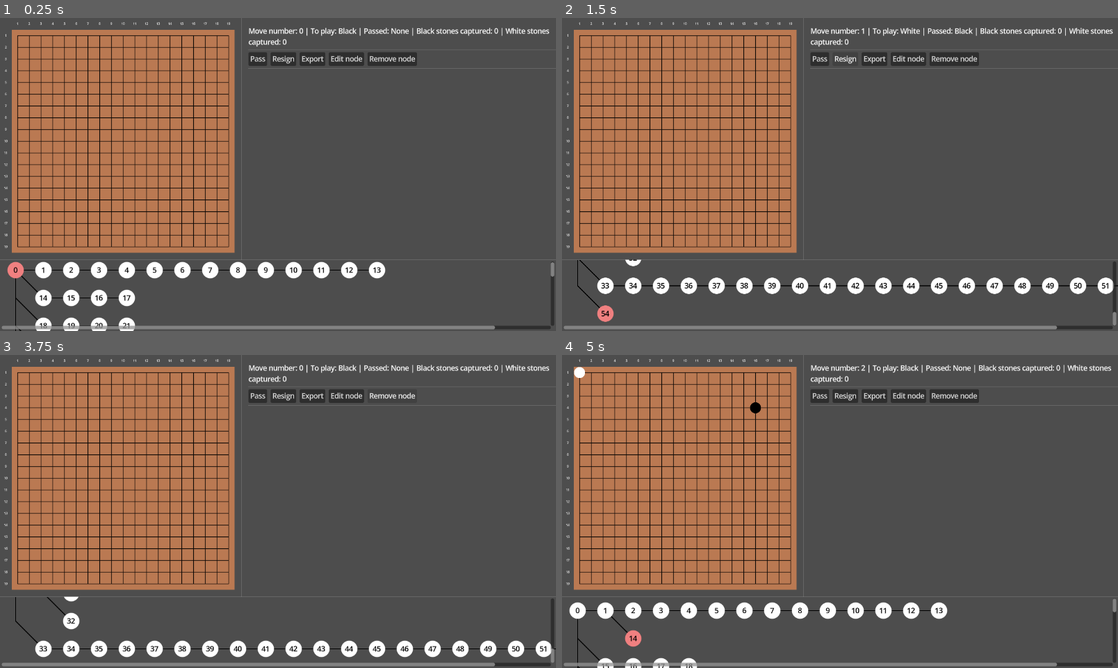
Above: before the commit, frames 1-4 (two rows, left to right).
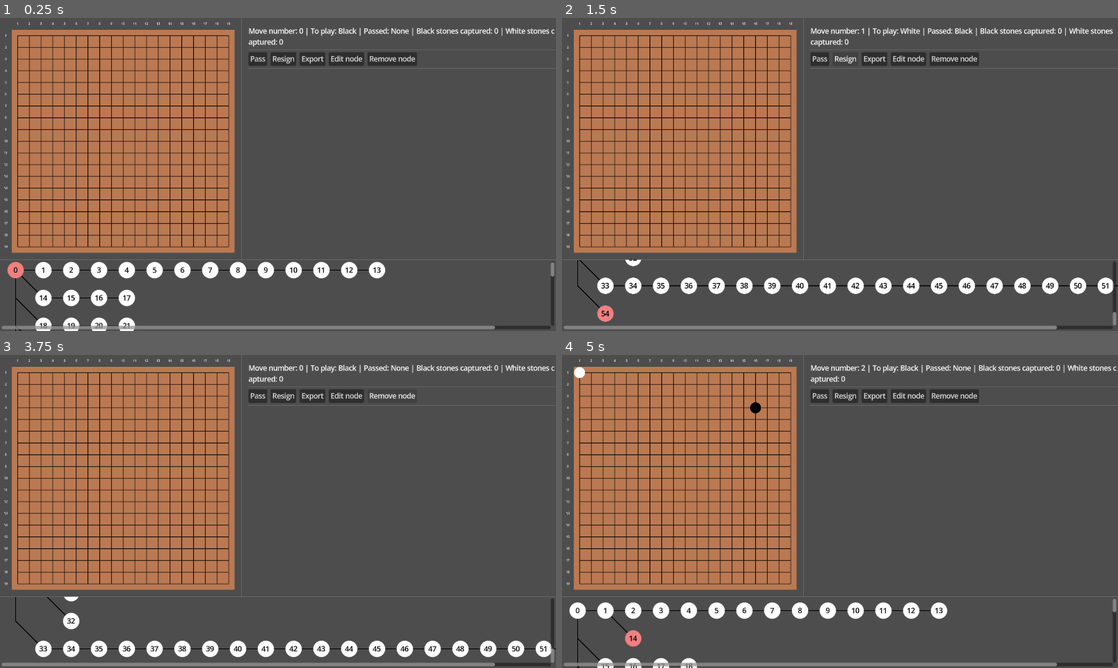
Above: after the commit, the same moments.

Repository: MichalHrbek/gdgo
Game: Godot game, scene res://scenes/main.tscn
The game is run twice, just before and just after one commit, with the same random seed, the same clock (stepped at 60 frames per second) and the same inputs.
Inputs (mouse positions are in pixels of both pictures, inside the frame that each line leads up to):
- Up to frame 1 (0.25 s): no input
- Up to frame 2 (1.5 s): click "Pass" at 0.5 s; click "Resign" at 1.25 s
- Up to frame 3 (3.75 s): click "Export" at 2 s; click "Edit node" at 2.75 s; click "Remove node" at 3.5 s
- Up to frame 4 (5 s): tap Enter at 4.25 s; move the mouse to (578, 373) at 4.27 s; hold Right (ui_right) from 4.28 s (still down); click (578, 373) at 4.42 s

The runs differ from the first frame. In frame 1, less than 0.1% of the frame differs, in the area x 44-100%, y 3-10%; in frame 2, nothing differs; in frame 3, less than 0.1%; in frame 4, less than 0.1%.

Commit message:
Improved scaling on small screens

Diff:
--- a/scenes/main.tscn
+++ b/scenes/main.tscn
@@ -50,37 +50,37 @@
 [node name="GameState" type="Label" parent="CanvasLayer/VBoxContainer/HBoxContainer/VBoxContainer" unique_id=181128060]
 layout_mode = 2
 text = "Load game"
-autowrap_mode = 3
+autowrap_mode = 1
 script = ExtResource("2_jyhfs")
 
 [node name="HSeparator" type="HSeparator" parent="CanvasLayer/VBoxContainer/HBoxContainer/VBoxContainer" unique_id=1722079066]
 layout_mode = 2
 
-[node name="HBoxContainer" type="HBoxContainer" parent="CanvasLayer/VBoxContainer/HBoxContainer/VBoxContainer" unique_id=337708708]
+[node name="HFlowContainer" type="HFlowContainer" parent="CanvasLayer/VBoxContainer/HBoxContainer/VBoxContainer" unique_id=532092338]
 layout_mode = 2
-theme_override_constants/separation = 8
+theme_override_constants/h_separation = 8
 
-[node name="Button" type="Button" parent="CanvasLayer/VBoxContainer/HBoxContainer/VBoxContainer/HBoxContainer" unique_id=1887788877]
+[node name="Button" type="Button" parent="CanvasLayer/VBoxContainer/HBoxContainer/VBoxContainer/HFlowContainer" unique_id=1887788877]
 layout_mode = 2
 focus_mode = 1
 text = "Pass"
 
-[node name="Button2" type="Button" parent="CanvasLayer/VBoxContainer/HBoxContainer/VBoxContainer/HBoxContainer" unique_id=1088284163]
+[node name="Button2" type="Button" parent="CanvasLayer/VBoxContainer/HBoxContainer/VBoxContainer/HFlowContainer" unique_id=1088284163]
 layout_mode = 2
 focus_mode = 1
 text = "Resign"
 
-[node name="Button3" type="Button" parent="CanvasLayer/VBoxContainer/HBoxContainer/VBoxContainer/HBoxContainer" unique_id=1145503603]
+[node name="Button3" type="Button" parent="CanvasLayer/VBoxContainer/HBoxContainer/VBoxContainer/HFlowContainer" unique_id=1145503603]
 layout_mode = 2
 focus_mode = 1
 text = "Export"
 
-[node name="Button4" type="Button" parent="CanvasLayer/VBoxContainer/HBoxContainer/VBoxContainer/HBoxContainer" unique_id=2044835295]
+[node name="Button4" type="Button" parent="CanvasLayer/VBoxContainer/HBoxContainer/VBoxContainer/HFlowContainer" unique_id=2044835295]
 layout_mode = 2
 focus_mode = 1
 text = "Edit node"
 
-[node name="Button5" type="Button" parent="CanvasLayer/VBoxContainer/HBoxContainer/VBoxContainer/HBoxContainer" unique_id=1315996745]
+[node name="Button5" type="Button" parent="CanvasLayer/VBoxContainer/HBoxContainer/VBoxContainer/HFlowContainer" unique_id=1315996745]
 layout_mode = 2
 focus_mode = 1
 text = "Remove node"
@@ -114,8 +114,8 @@
 script = ExtResource("3_tefeu")
 
 [connection signal="tree_edited" from="CanvasLayer/VBoxContainer/HBoxContainer/MarginContainer/Control/GameBoard" to="CanvasLayer/VBoxContainer/ScrollContainer/SgfTreeVis" method="_on_tree_edited"]
-[connection signal="pressed" from="CanvasLayer/VBoxContainer/HBoxContainer/VBoxContainer/HBoxContainer/Button" to="CanvasLayer/VBoxContainer/HBoxContainer/MarginContainer/Control/GameBoard" method="make_move" binds= [Vector2i(0, 0)]]
-[connection signal="pressed" from="CanvasLayer/VBoxContainer/HBoxContainer/VBoxContainer/HBoxContainer/Button5" to="CanvasLayer/VBoxContainer/ScrollContainer/SgfTreeVis" method="remove_current_node"]
+[connection signal="pressed" from="CanvasLayer/VBoxContainer/HBoxContainer/VBoxContainer/HFlowContainer/Button" to="CanvasLayer/VBoxContainer/HBoxContainer/MarginContainer/Control/GameBoard" method="make_move" binds= [Vector2i(0, 0)]]
+[connection signal="pressed" from="CanvasLayer/VBoxContainer/HBoxContainer/VBoxContainer/HFlowContainer/Button5" to="CanvasLayer/VBoxContainer/ScrollContainer/SgfTreeVis" method="remove_current_node"]
 [connection signal="state_changed" from="CanvasLayer/VBoxContainer/ScrollContainer/SgfTreeVis" to="CanvasLayer/VBoxContainer/HBoxContainer/MarginContainer/Control/GameBoard" method="_on_state_changed"]
 [connection signal="state_changed" from="CanvasLayer/VBoxContainer/ScrollContainer/SgfTreeVis" to="CanvasLayer/VBoxContainer/HBoxContainer/VBoxContainer/GameState" method="_on_state_changed"]
 [connection signal="state_changed" from="CanvasLayer/VBoxContainer/ScrollContainer/SgfTreeVis" to="CanvasLayer/VBoxContainer/HBoxContainer/VBoxContainer/Comment" method="_on_state_changed"]
